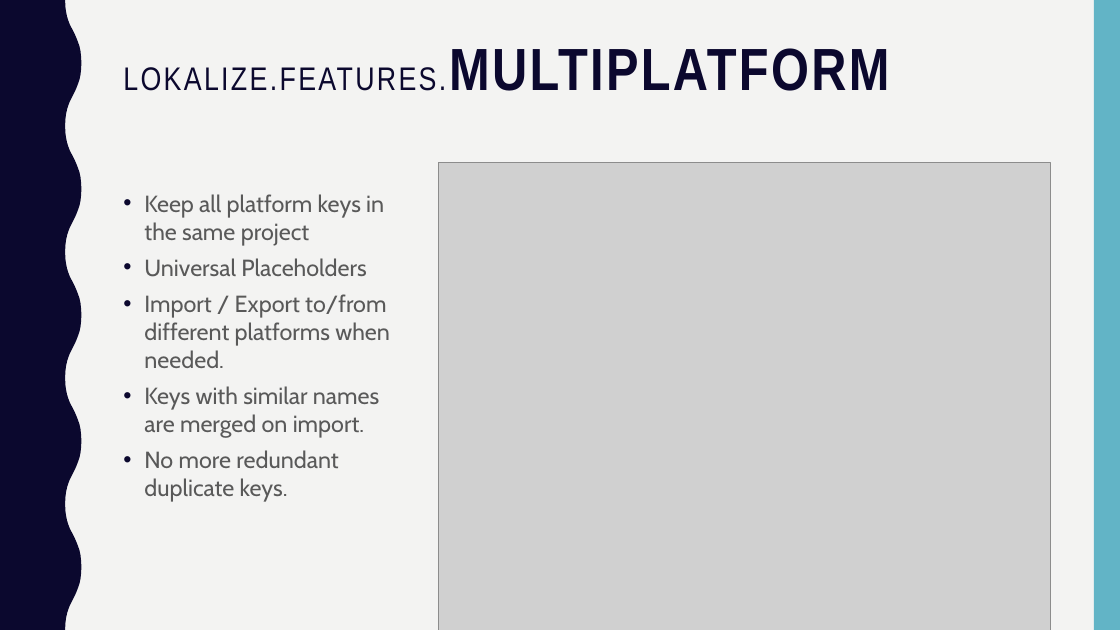
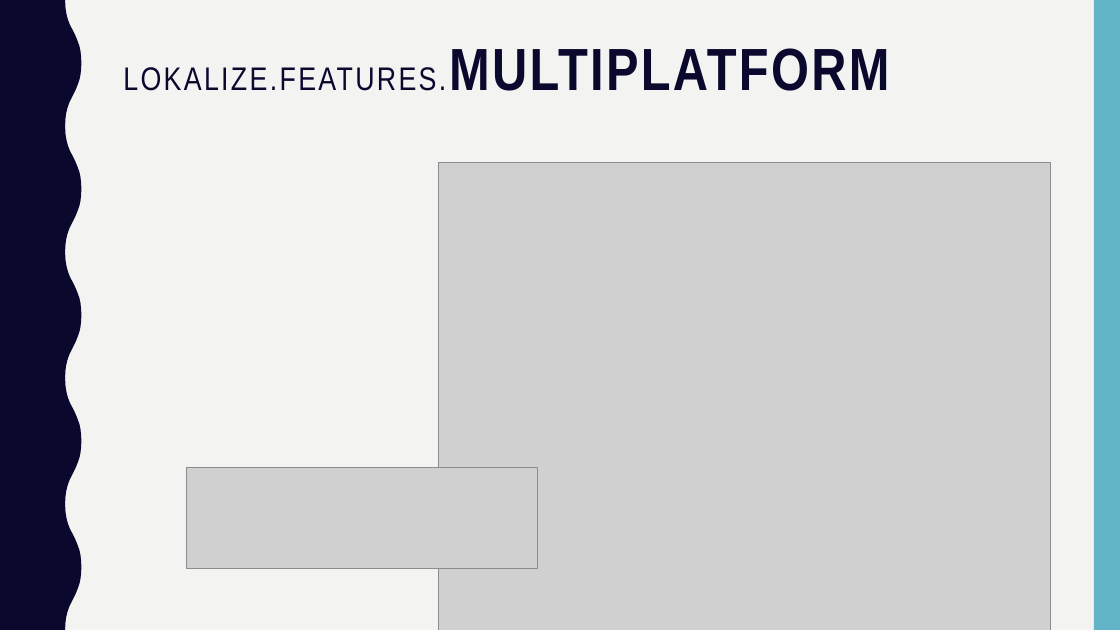
Before and after one commit to matteopelucco/lokalise, a slide deck: slide 10 of presentation/lokalise.pptx (slide 4 before the commit). Drawn at 1120x630 pixels with LibreOffice and Linux fonts; fonts in the diff are those of the drawing; grey boxes stand for pictures. Boxes give left, top, right and bottom in pixels: in the first picture for what was removed or moved away, otherwise in the second. Text is boxed around its words. In the diff, an @@ line names an element or a change of style, - is before the commit and + after.

```diff
--- a/presentation/lokalise.pptx
+++ b/presentation/lokalise.pptx
@@ text removed at [144,194,390,502] @@
-• Keep all platform keys in the same project
-• Universal Placeholders
-• Import / Export to/from different platforms when needed.
-• Keys with similar names are merged on import.
-• No more redundant duplicate keys.
@@ picture added at [187,467,538,569] @@
```
Also in this commit, not shown: 3 other slides changed, 6 slides added, 34 other files.
